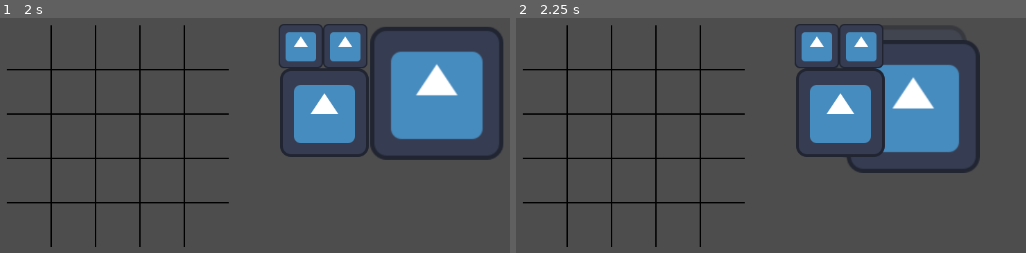
Above: before the commit, frames 1-2 (left to right).
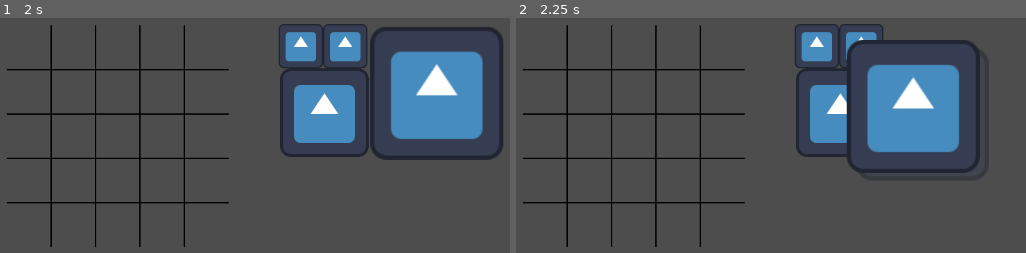
Above: after the commit, the same moments.

Repository: DevKinantan/LudumDare54
Game: Godot game, scene res://scene/main.tscn
Two runs of this game, one before a commit and one after it. Both use one fixed random seed, a clock stepped at 60 frames per second and the inputs below. The engine's default icon, where the game draws it, is replaced by a stand-in: a white triangle on a blue panel in a dark square.
Inputs (mouse positions are in pixels of both pictures, inside the frame that each line leads up to):
- Up to frame 1 (2 s): tap Enter at 0.5 s; move the mouse to (494, 182) at 0.52 s; click (494, 182) at 0.67 s; tap Space at 1.25 s; drag from (158, 227) to (438, 93) at 1.27 s
- Up to frame 2 (2.25 s): tap Enter at 2 s; move the mouse to (913, 107) at 2.02 s; click (913, 107) at 2.17 s

Frame 1 is identical in both runs. In frame 2, 2.9% of the frame differs, in the area x 64-73%, y 9-60%.

Commit message:
add variety of cargo slot

Diff:
--- a/project.godot
+++ b/project.godot
@@ -15,6 +15,28 @@
 config/features=PackedStringArray("4.1", "GL Compatibility")
 config/icon="res://icon.svg"
 
+[importer_defaults]
+
+texture={
+"compress/channel_pack": 0,
+"compress/hdr_compression": 1,
+"compress/high_quality": false,
+"compress/lossy_quality": 0.7,
+"compress/mode": 0,
+"compress/normal_map": 0,
+"detect_3d/compress_to": 1,
+"mipmaps/generate": false,
+"mipmaps/limit": -1,
+"process/fix_alpha_border": true,
+"process/hdr_as_srgb": false,
+"process/hdr_clamp_exposure": false,
+"process/normal_map_invert_y": false,
+"process/premult_alpha": false,
+"process/size_limit": 0,
+"roughness/mode": 0,
+"roughness/src_normal": ""
+}
+
 [rendering]
 
 renderer/rendering_method="gl_compatibility"
--- a/scene/MouseCollision.gd
+++ b/scene/MouseCollision.gd
@@ -12,12 +12,9 @@
 			for area in mouse_collision.get_overlapping_areas():
 				if area.get_parent().is_class("Item"):
 					picked_item = area.get_parent()
-					picked_item.draggable = true
-					picked_item.get_node("ShadowArea").visible = true
+					picked_item.set_drag_mode(true)
 					break
 
 		if event.is_released() and picked_item != null:
-			picked_item.draggable = false
-			picked_item.get_node("ShadowArea").visible = true
-			picked_item.snap_position()
+			picked_item.set_drag_mode(false)
 			picked_item = null
--- /dev/null
+++ b/scene/cargo_slot/cargo_slot.tscn
@@ -0,0 +1,39 @@
+[gd_scene load_steps=4 format=3 uid="uid://cn1n27yv7o7yu"]
+
+[ext_resource type="Texture2D" uid="uid://b751085or6usx" path="res://image/UI Cargo.png" id="1_m2jgh"]
+
+[sub_resource type="RectangleShape2D" id="RectangleShape2D_nfsxr"]
+size = Vector2(256, 256)
+
+[sub_resource type="RectangleShape2D" id="RectangleShape2D_t2exr"]
+size = Vector2(32, 256)
+
+[node name="CargoSlot" type="Node2D"]
+
+[node name="Background" type="Sprite2D" parent="."]
+texture = ExtResource("1_m2jgh")
+
+[node name="InventoryArea" type="Area2D" parent="."]
+
+[node name="CollisionShape2D" type="CollisionShape2D" parent="InventoryArea"]
+shape = SubResource("RectangleShape2D_nfsxr")
+
+[node name="OutsideArea" type="Area2D" parent="."]
+
+[node name="OutsideCollision4" type="CollisionShape2D" parent="OutsideArea"]
+position = Vector2(0, 147)
+rotation = 1.5708
+shape = SubResource("RectangleShape2D_t2exr")
+
+[node name="OutsideCollision3" type="CollisionShape2D" parent="OutsideArea"]
+position = Vector2(0, -147)
+rotation = 1.5708
+shape = SubResource("RectangleShape2D_t2exr")
+
+[node name="OutsideCollision2" type="CollisionShape2D" parent="OutsideArea"]
+position = Vector2(-147, 0)
+shape = SubResource("RectangleShape2D_t2exr")
+
+[node name="OutsideCollision" type="CollisionShape2D" parent="OutsideArea"]
+position = Vector2(147, 0)
+shape = SubResource("RectangleShape2D_t2exr")
--- /dev/null
+++ b/scene/extendable_cargo_slot/extendable_cargo_slot.gd
@@ -0,0 +1,30 @@
+extends Node2D
+
+@export var slot: int = 0
+
+var extended_slot_trs  = preload("res://scene/extendable_cargo_slot/extended_slot.tscn")
+
+func _ready():
+	create_slot()
+
+
+func create_slot():
+	if is_instance_valid($ExtendedSlots):
+		remove_child($ExtendedSlots)
+
+	var extended_slots = Node2D.new()
+	extended_slots.name = "ExtendedSlots"
+	extended_slots.position.y = -64
+	add_child(extended_slots)
+
+	for i in range(slot):
+		var extended_slot = extended_slot_trs.instantiate()
+		extended_slot.position.y = -64 * i
+		extended_slots.add_child(extended_slot)
+
+	$TopSlot.position.y = -64 * (slot+1)
+
+
+func set_slot(num_slot: int):
+	slot = num_slot
+	create_slot()
--- /dev/null
+++ b/scene/extendable_cargo_slot/extendable_cargo_slot.tscn
@@ -0,0 +1,13 @@
+[gd_scene load_steps=3 format=3 uid="uid://wcdkde8ll5g"]
+
+[ext_resource type="Script" path="res://scene/extendable_cargo_slot/extendable_cargo_slot.gd" id="1_1l0x3"]
+[ext_resource type="PackedScene" uid="uid://7xyass4l4prk" path="res://scene/extendable_cargo_slot/main_slot.tscn" id="1_oif6d"]
+
+[node name="ExtendableCargoSlot" type="Node2D"]
+script = ExtResource("1_1l0x3")
+
+[node name="TopSlot" parent="." instance=ExtResource("1_oif6d")]
+position = Vector2(0, -64)
+rotation = 3.14159
+
+[node name="BottomSlot" parent="." instance=ExtResource("1_oif6d")]
--- /dev/null
+++ b/scene/extendable_cargo_slot/extended_slot.tscn
@@ -0,0 +1,30 @@
+[gd_scene load_steps=4 format=3 uid="uid://1i128pofqosy"]
+
+[ext_resource type="Texture2D" uid="uid://bqsff3vlq7l3g" path="res://image/Upgradeslotmid.png" id="1_rtkag"]
+
+[sub_resource type="RectangleShape2D" id="RectangleShape2D_11gur"]
+size = Vector2(256, 64)
+
+[sub_resource type="RectangleShape2D" id="RectangleShape2D_jca47"]
+size = Vector2(32, 64)
+
+[node name="ExtendedSlot" type="Node2D"]
+
+[node name="Background" type="Sprite2D" parent="."]
+rotation = 3.14159
+texture = ExtResource("1_rtkag")
+
+[node name="InventoryArea" type="Area2D" parent="."]
+
+[node name="CollisionShape2D" type="CollisionShape2D" parent="InventoryArea"]
+shape = SubResource("RectangleShape2D_11gur")
+
+[node name="OutsideArea" type="Area2D" parent="."]
+
+[node name="OutsideCollision" type="CollisionShape2D" parent="OutsideArea"]
+position = Vector2(146, 0)
+shape = SubResource("RectangleShape2D_jca47")
+
+[node name="OutsideCollision2" type="CollisionShape2D" parent="OutsideArea"]
+position = Vector2(-146, 0)
+shape = SubResource("RectangleShape2D_jca47")
--- /dev/null
+++ b/scene/extendable_cargo_slot/main_slot.tscn
@@ -0,0 +1,38 @@
+[gd_scene load_steps=5 format=3 uid="uid://7xyass4l4prk"]
+
+[ext_resource type="Texture2D" uid="uid://0dmycl5vw44h" path="res://image/UpgradeslotUpper.png" id="1_1mdb2"]
+
+[sub_resource type="RectangleShape2D" id="RectangleShape2D_11gur"]
+size = Vector2(256, 64)
+
+[sub_resource type="RectangleShape2D" id="RectangleShape2D_cjr15"]
+size = Vector2(32, 256)
+
+[sub_resource type="RectangleShape2D" id="RectangleShape2D_jca47"]
+size = Vector2(32, 64)
+
+[node name="MainSlot" type="Node2D"]
+
+[node name="Background" type="Sprite2D" parent="."]
+rotation = 3.14159
+texture = ExtResource("1_1mdb2")
+
+[node name="InventoryArea" type="Area2D" parent="."]
+
+[node name="CollisionShape2D" type="CollisionShape2D" parent="InventoryArea"]
+shape = SubResource("RectangleShape2D_11gur")
+
+[node name="OutsideArea" type="Area2D" parent="."]
+
+[node name="OutsideCollision" type="CollisionShape2D" parent="OutsideArea"]
+position = Vector2(0, 50)
+rotation = 1.5708
+shape = SubResource("RectangleShape2D_cjr15")
+
+[node name="OutsideCollision2" type="CollisionShape2D" parent="OutsideArea"]
+position = Vector2(146, 0)
+shape = SubResource("RectangleShape2D_jca47")
+
+[node name="OutsideCollision3" type="CollisionShape2D" parent="OutsideArea"]
+position = Vector2(-146, 0)
+shape = SubResource("RectangleShape2D_jca47")
--- a/scene/item.gd
+++ /dev/null
@@ -1,62 +0,0 @@
-class_name Item extends Node2D
-
-var draggable = false
-var colided = false
-var sprite_width = null
-var last_pos = null
-
-func _ready():
-	sprite_width = int($Sprite2D.texture.get_width() * scale.x)
-	last_pos = global_position
-
-
-func _process(delta):
-	if colided:
-		print("Kokoro ILY")
-
-	if draggable:
-		global_position = get_global_mouse_position()
-
-		if sprite_width % 128 == 0:
-			$ShadowArea.global_position.x = (int((global_position.x-32)/64)) * 64 + 64
-			$ShadowArea.global_position.y = (int((global_position.y-32)/64)) * 64 + 64
-		else:
-			$ShadowArea.global_position.x = (int((global_position.x)/64)) * 64 + 32
-			$ShadowArea.global_position.y = (int((global_position.y)/64)) * 64 + 32
-
-
-func snap_position():
-	if not colided:
-		if sprite_width % 128 == 0:
-			global_position.x = (int((global_position.x-32)/64)) * 64 + 64
-			global_position.y = (int((global_position.y-32)/64)) * 64 + 64
-		else:
-			global_position.x = (int(global_position.x/64)) * 64 + 32
-			global_position.y = (int(global_position.y/64)) * 64 + 32
-
-		$ShadowArea.global_position = global_position
-		last_pos = global_position
-
-	elif colided:
-		global_position = last_pos
-		$ShadowArea.global_position = last_pos
-
-
-@warning_ignore("native_method_override")
-func get_class():
-	return "Item"
-
-
-@warning_ignore("native_method_override")
-func is_class(value):
-	return value == "Item"
-
-
-func _on_shadow_area_area_entered(area):
-	if area.name == "ShadowArea":
-		colided = true
-
-
-func _on_shadow_area_area_exited(area):
-	if area.name == "ShadowArea":
-		colided = false
--- /dev/null
+++ b/scene/item/TongKimia/tong_kimia.tscn
@@ -0,0 +1,31 @@
+[gd_scene load_steps=5 format=3 uid="uid://kh2en7wnns2s"]
+
+[ext_resource type="PackedScene" uid="uid://pqk4dfi5b3wv" path="res://scene/item/item.tscn" id="1_x2dah"]
+[ext_resource type="Texture2D" uid="uid://c4lpg4hs1smfn" path="res://image/Tong Kimia.png" id="2_a0snj"]
+
+[sub_resource type="RectangleShape2D" id="RectangleShape2D_uo1qw"]
+size = Vector2(60, 60)
+
+[sub_resource type="RectangleShape2D" id="RectangleShape2D_fc61a"]
+size = Vector2(60, 60)
+
+[node name="TongKimia" type="Node2D"]
+
+[node name="Item" parent="." instance=ExtResource("1_x2dah")]
+
+[node name="ShadowSprite" parent="Item/ShadowArea" index="0"]
+texture = ExtResource("2_a0snj")
+
+[node name="ShadowCollision" parent="Item/ShadowArea" index="1"]
+shape = SubResource("RectangleShape2D_uo1qw")
+
+[node name="Sprite2D" parent="Item" index="1"]
+texture = ExtResource("2_a0snj")
+
+[node name="ItemArea" parent="Item" index="2"]
+scale = Vector2(2, 2)
+
+[node name="CollisionShape2D" parent="Item/ItemArea" index="0"]
+shape = SubResource("RectangleShape2D_fc61a")
+
+[editable path="Item"]
--- /dev/null
+++ b/scene/item/beker_kimia/beker_kimia.tscn
@@ -0,0 +1,28 @@
+[gd_scene load_steps=5 format=3 uid="uid://bqk20uoyhxxg5"]
+
+[ext_resource type="PackedScene" uid="uid://pqk4dfi5b3wv" path="res://scene/item/item.tscn" id="1_o6qvf"]
+[ext_resource type="Texture2D" uid="uid://464v8drv2peg" path="res://image/BekerKimia(1x1).png" id="2_25ku2"]
+
+[sub_resource type="RectangleShape2D" id="RectangleShape2D_unwf6"]
+size = Vector2(60, 60)
+
+[sub_resource type="RectangleShape2D" id="RectangleShape2D_oblls"]
+size = Vector2(60, 60)
+
+[node name="BekerKimia" type="Node2D"]
+
+[node name="Item" parent="." instance=ExtResource("1_o6qvf")]
+
+[node name="ShadowSprite" parent="Item/ShadowArea" index="0"]
+texture = ExtResource("2_25ku2")
+
+[node name="ShadowCollision" parent="Item/ShadowArea" index="1"]
+shape = SubResource("RectangleShape2D_unwf6")
+
+[node name="Sprite2D" parent="Item" index="1"]
+texture = ExtResource("2_25ku2")
+
+[node name="CollisionShape2D" parent="Item/ItemArea" index="0"]
+shape = SubResource("RectangleShape2D_oblls")
+
+[editable path="Item"]
--- /dev/null
+++ b/scene/item/gas/Gas.tscn
@@ -0,0 +1,29 @@
+[gd_scene load_steps=5 format=3 uid="uid://cd4yd7gvryjll"]
+
+[ext_resource type="PackedScene" uid="uid://pqk4dfi5b3wv" path="res://scene/item/item.tscn" id="1_l3o7t"]
+[ext_resource type="Texture2D" uid="uid://x1a4pwuiiqh6" path="res://image/gas.png" id="2_yg472"]
+
+[sub_resource type="RectangleShape2D" id="RectangleShape2D_3y81x"]
+size = Vector2(60, 120)
+
+[sub_resource type="RectangleShape2D" id="RectangleShape2D_a584g"]
+size = Vector2(60, 120)
+
+[node name="Gas" type="Node2D"]
+
+[node name="Item" parent="." instance=ExtResource("1_l3o7t")]
+
+[node name="ShadowSprite" parent="Item/ShadowArea" index="0"]
+texture = ExtResource("2_yg472")
+
+[node name="ShadowCollision" parent="Item/ShadowArea" index="1"]
+shape = SubResource("RectangleShape2D_3y81x")
+
+[node name="Sprite2D" parent="Item" index="1"]
+texture = ExtResource("2_yg472")
+
+[node name="CollisionShape2D" parent="Item/ItemArea" index="0"]
+position = Vector2(0, 0)
+shape = SubResource("RectangleShape2D_a584g")
+
+[editable path="Item"]
--- /dev/null
+++ b/scene/item/item.gd
@@ -0,0 +1,96 @@
+class_name Item extends Node2D
+
+var draggable = false
+var sprite_width = null
+var sprite_height = null
+var last_pos = null
+
+var check_inventory_area = true
+
+func _ready():
+	sprite_width = int($Sprite2D.texture.get_width() * $Sprite2D.scale.x)
+	sprite_height = int($Sprite2D.texture.get_height() * $Sprite2D.scale.y)
+	last_pos = global_position
+	snap_position()
+
+
+func _process(delta):
+	if draggable:
+		global_position = get_global_mouse_position()
+		print(global_position)
+
+		if sprite_width % 128 == 0:
+			$ShadowArea.global_position.x = (int((global_position.x-32)/64)) * 64 + 64
+		else:
+			$ShadowArea.global_position.x = (int((global_position.x)/64)) * 64 + 32
+
+		if sprite_height % 128 == 0:
+			$ShadowArea.global_position.y = (int((global_position.y-32)/64)) * 64 + 64
+		else:
+			$ShadowArea.global_position.y = (int((global_position.y)/64)) * 64 + 32
+
+
+func is_colided(shadowArea):
+	for area in shadowArea.get_overlapping_areas():
+		if area.name == "ShadowArea":
+			return true
+	return false
+
+
+func check_colided_with_area(shadowArea, area_name: String):
+	for area in shadowArea.get_overlapping_areas():
+		if area.name == area_name:
+			return true
+	return false
+
+
+func in_inventory_area(shadowArea):
+	var in_inventory = check_colided_with_area(shadowArea, "InventoryArea")
+	var in_outside = check_colided_with_area(shadowArea, "OutsideArea")
+
+	return in_inventory and not in_outside
+
+
+func snap_position():
+	global_position = get_global_mouse_position()
+	var colided = is_colided($ShadowArea)
+
+	var in_area = true
+	if check_inventory_area:
+		in_area = in_inventory_area($ShadowArea)
+
+	if not colided and in_area:
+		if sprite_width % 128 == 0:
+			global_position.x = (int((global_position.x-32)/64)) * 64 + 64
+		else:
+			global_position.x = (int(global_position.x/64)) * 64 + 32
+
+		if sprite_height % 128 == 0:
+			global_position.y = (int((global_position.y-32)/64)) * 64 + 64
+		else:
+			global_position.y = (int(global_position.y/64)) * 64 + 32
+
+		$ShadowArea.global_position = global_position
+		last_pos = global_position
+
+	else:
+		global_position = last_pos
+		$ShadowArea.global_position = last_pos
+
+
+func set_drag_mode(drag_mode: bool):
+	draggable = drag_mode
+	top_level = drag_mode
+
+	if not drag_mode:
+		snap_position()
+
+
+@warning_ignore("native_method_override")
+func get_class():
+	return "Item"
+
+
+@warning_ignore("native_method_override")
+func is_class(value):
+	return value == "Item"
--- a/scene/item.tscn
+++ b/scene/item/item.tscn
@@ -1,14 +1,13 @@
 [gd_scene load_steps=4 format=3 uid="uid://pqk4dfi5b3wv"]
 
 [ext_resource type="Texture2D" uid="uid://ds7qs5sqygxcs" path="res://icon.svg" id="1_8hcdg"]
-[ext_resource type="Script" path="res://scene/item.gd" id="1_qv0jt"]
+[ext_resource type="Script" path="res://scene/item/item.gd" id="1_ljv6l"]
 
 [sub_resource type="RectangleShape2D" id="RectangleShape2D_7n8xx"]
-size = Vector2(112, 117.25)
+size = Vector2(119, 117.25)
 
 [node name="Item" type="Node2D"]
-scale = Vector2(0.5, 0.5)
-script = ExtResource("1_qv0jt")
+script = ExtResource("1_ljv6l")
 
 [node name="ShadowArea" type="Area2D" parent="."]
 
@@ -17,7 +16,6 @@
 texture = ExtResource("1_8hcdg")
 
 [node name="ShadowCollision" type="CollisionShape2D" parent="ShadowArea"]
-position = Vector2(0, 0.625)
 shape = SubResource("RectangleShape2D_7n8xx")
 
 [node name="Sprite2D" type="Sprite2D" parent="."]
@@ -26,7 +24,5 @@
 [node name="ItemArea" type="Area2D" parent="."]
 
 [node name="CollisionShape2D" type="CollisionShape2D" parent="ItemArea"]
+position = Vector2(-0.5, 0)
 shape = SubResource("RectangleShape2D_7n8xx")
-
-[connection signal="area_entered" from="ShadowArea" to="." method="_on_shadow_area_area_entered"]
-[connection signal="area_exited" from="ShadowArea" to="." method="_on_shadow_area_area_exited"]
--- a/scene/main.tscn
+++ b/scene/main.tscn
@@ -1,9 +1,7 @@
-[gd_scene load_steps=4 format=3 uid="uid://ibwjnnstfxmh"]
+[gd_scene load_steps=3 format=3 uid="uid://ibwjnnstfxmh"]
 
-[ext_resource type="PackedScene" uid="uid://pqk4dfi5b3wv" path="res://scene/item.tscn" id="2_mi4oy"]
-[ext_resource type="Script" path="res://scene/MouseCollision.gd" id="3_fkqg1"]
-
-[sub_resource type="CircleShape2D" id="CircleShape2D_cv362"]
+[ext_resource type="PackedScene" uid="uid://bjclbttmwp46a" path="res://scene/user_pointer/user_pointer.tscn" id="2_78dyj"]
+[ext_resource type="PackedScene" uid="uid://pqk4dfi5b3wv" path="res://scene/item/item.tscn" id="2_mi4oy"]
 
 [node name="Main" type="Node2D"]
 
@@ -13,21 +11,16 @@
 
 [node name="ItemA" parent="." instance=ExtResource("2_mi4oy")]
 position = Vector2(552, 94)
+scale = Vector2(0.5, 0.5)
 
 [node name="ItemB" parent="." instance=ExtResource("2_mi4oy")]
 position = Vector2(616, 94)
+scale = Vector2(0.5, 0.5)
 
 [node name="ItemB2" parent="." instance=ExtResource("2_mi4oy")]
 position = Vector2(586, 190)
-scale = Vector2(1, 1)
 
-[node name="MouseCollision" type="Node2D" parent="."]
-script = ExtResource("3_fkqg1")
-
-[node name="Area2D" type="Area2D" parent="MouseCollision"]
-
-[node name="CollisionShape2D" type="CollisionShape2D" parent="MouseCollision/Area2D"]
-shape = SubResource("CircleShape2D_cv362")
+[node name="UserPointer" parent="." instance=ExtResource("2_78dyj")]
 
 [node name="DummyLine" type="Node2D" parent="."]
 
--- /dev/null
+++ b/scene/small_cargo_slot/small_cargo_slot.tscn
@@ -0,0 +1,39 @@
+[gd_scene load_steps=4 format=3 uid="uid://b35jrivkkpxxc"]
+
+[ext_resource type="Texture2D" uid="uid://dv7ywkumpl5ie" path="res://image/UICargosmall.png" id="1_caga2"]
+
+[sub_resource type="RectangleShape2D" id="RectangleShape2D_xojfd"]
+size = Vector2(128, 192)
+
+[sub_resource type="RectangleShape2D" id="RectangleShape2D_4vhy3"]
+size = Vector2(32, 192)
+
+[node name="SmallCargoSlot" type="Node2D"]
+
+[node name="Background" type="Sprite2D" parent="."]
+texture = ExtResource("1_caga2")
+
+[node name="InventoryArea" type="Area2D" parent="."]
+
+[node name="CollisionShape2D" type="CollisionShape2D" parent="InventoryArea"]
+shape = SubResource("RectangleShape2D_xojfd")
+
+[node name="OutsideArea" type="Area2D" parent="."]
+
+[node name="OutsideCollision4" type="CollisionShape2D" parent="OutsideArea"]
+position = Vector2(0, 115)
+rotation = 1.5708
+shape = SubResource("RectangleShape2D_4vhy3")
+
+[node name="OutsideCollision3" type="CollisionShape2D" parent="OutsideArea"]
+position = Vector2(0, -115)
+rotation = 1.5708
+shape = SubResource("RectangleShape2D_4vhy3")
+
+[node name="OutsideCollision2" type="CollisionShape2D" parent="OutsideArea"]
+position = Vector2(-83, 0)
+shape = SubResource("RectangleShape2D_4vhy3")
+
+[node name="OutsideCollision" type="CollisionShape2D" parent="OutsideArea"]
+position = Vector2(83, 0)
+shape = SubResource("RectangleShape2D_4vhy3")
--- /dev/null
+++ b/scene/test_ground.gd
@@ -0,0 +1,11 @@
+extends Node2D
+
+
+func _on_increate_slot_button_pressed():
+	var extendable_slot = $ExtendableCargoSlot
+	$ExtendableCargoSlot.set_slot(extendable_slot.slot+1)
+
+
+func _on_decrease_slot_button_pressed():
+	var extendable_slot = $ExtendableCargoSlot
+	$ExtendableCargoSlot.set_slot(extendable_slot.slot-1)
--- /dev/null
+++ b/scene/test_ground.tscn
@@ -0,0 +1,46 @@
+[gd_scene load_steps=8 format=3 uid="uid://cyrge7lgwd4kf"]
+
+[ext_resource type="Script" path="res://scene/test_ground.gd" id="1_fufa3"]
+[ext_resource type="PackedScene" uid="uid://b35jrivkkpxxc" path="res://scene/small_cargo_slot/small_cargo_slot.tscn" id="1_qbld5"]
+[ext_resource type="PackedScene" uid="uid://cn1n27yv7o7yu" path="res://scene/cargo_slot/cargo_slot.tscn" id="1_wtyov"]
+[ext_resource type="PackedScene" uid="uid://kh2en7wnns2s" path="res://scene/item/TongKimia/tong_kimia.tscn" id="3_40ol7"]
+[ext_resource type="PackedScene" uid="uid://bjclbttmwp46a" path="res://scene/user_pointer/user_pointer.tscn" id="4_1ig0d"]
+[ext_resource type="PackedScene" uid="uid://bqk20uoyhxxg5" path="res://scene/item/beker_kimia/beker_kimia.tscn" id="5_h4rpd"]
+[ext_resource type="PackedScene" uid="uid://wcdkde8ll5g" path="res://scene/extendable_cargo_slot/extendable_cargo_slot.tscn" id="6_mgfa1"]
+
+[node name="TestGround" type="Node2D"]
+script = ExtResource("1_fufa3")
+
+[node name="ExtendableCargoSlot" parent="." instance=ExtResource("6_mgfa1")]
+position = Vector2(704, 544)
+
+[node name="SmallCargoSlot" parent="." instance=ExtResource("1_qbld5")]
+position = Vector2(448, 480)
+
+[node name="CargoSlot" parent="." instance=ExtResource("1_wtyov")]
+position = Vector2(192, 448)
+
+[node name="TongKimia" parent="." instance=ExtResource("3_40ol7")]
+position = Vector2(448, 512)
+
+[node name="UserPointer" parent="." instance=ExtResource("4_1ig0d")]
+
+[node name="BekerKimia" parent="." instance=ExtResource("5_h4rpd")]
+position = Vector2(416, 416)
+
+[node name="DecreaseSlotButton" type="Button" parent="."]
+offset_left = 896.0
+offset_top = 512.0
+offset_right = 992.0
+offset_bottom = 544.0
+text = "-"
+
+[node name="IncreateSlotButton" type="Button" parent="."]
+offset_left = 896.0
+offset_top = 480.0
+offset_right = 992.0
+offset_bottom = 512.0
+text = "+"
+
+[connection signal="pressed" from="DecreaseSlotButton" to="." method="_on_decrease_slot_button_pressed"]
+[connection signal="pressed" from="IncreateSlotButton" to="." method="_on_increate_slot_button_pressed"]
--- /dev/null
+++ b/scene/user_pointer/user_pointer.tscn
@@ -0,0 +1,13 @@
+[gd_scene load_steps=3 format=3 uid="uid://bjclbttmwp46a"]
+
+[ext_resource type="Script" path="res://scene/MouseCollision.gd" id="1_ggdba"]
+
+[sub_resource type="CircleShape2D" id="CircleShape2D_cv362"]
+
+[node name="UserPointer" type="Node2D"]
+script = ExtResource("1_ggdba")
+
+[node name="Area2D" type="Area2D" parent="."]
+
+[node name="CollisionShape2D" type="CollisionShape2D" parent="Area2D"]
+shape = SubResource("CircleShape2D_cv362")
Binary file added: image/BekerKimia(1x1).png
Not shown, added: image/BekerKimia(1x1).png.import
Binary file added: image/Fossil.png
Not shown, added: image/Fossil.png.import
Binary file added: image/Masin.png
Not shown, added: image/Masin.png.import
Binary file added: image/Tong Kimia.png
Not shown, added: image/Tong Kimia.png.import
Binary file added: image/UI Cargo.png
Not shown, added: image/UI Cargo.png.import
Binary file added: image/UICargosmall.png
Not shown, added: image/UICargosmall.png.import
(and 22 more such lines)
